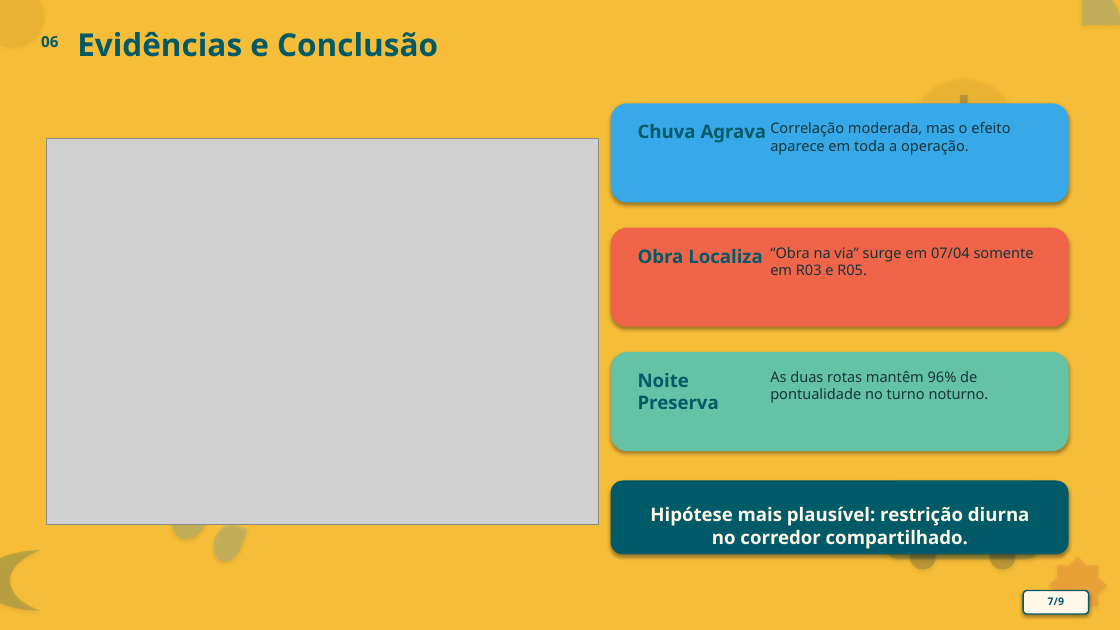
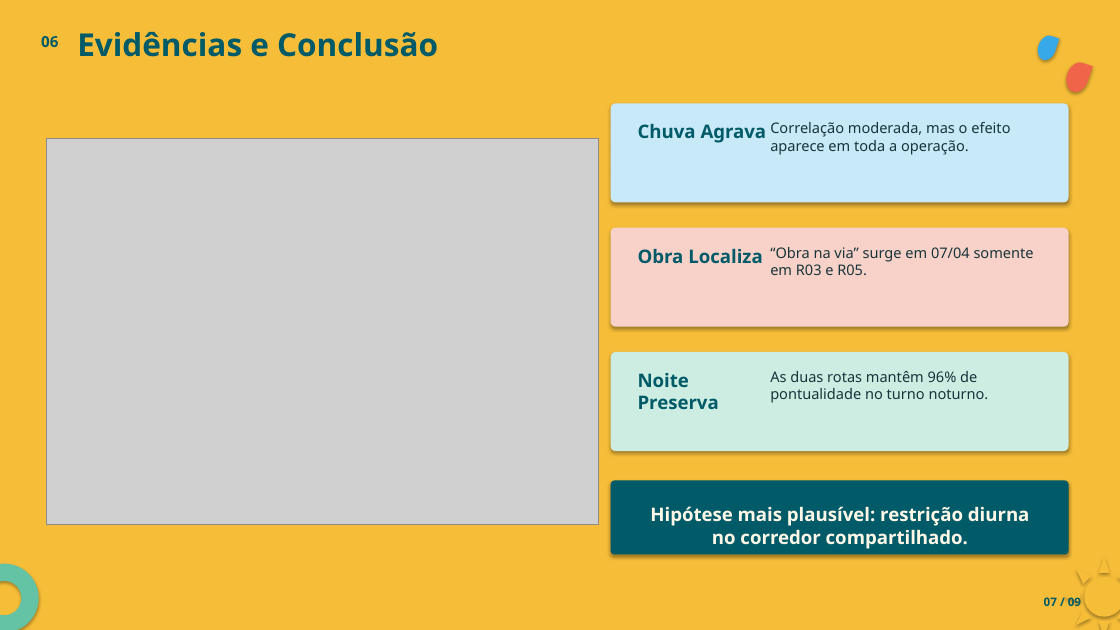
Before and after one commit to JulianaBallin/TransitTrace, a slide deck: slide 7 of docs/apresentacao/apresentacao_rota_em_dia.pptx. Drawn at 1120x630 pixels with LibreOffice and Linux fonts; fonts in the diff are those of the drawing; grey boxes stand for pictures. Boxes give left, top, right and bottom in pixels: in the first picture for what was removed or moved away, otherwise in the second. Text is boxed around its words. In the diff, an @@ line names an element or a change of style, - is before the commit and + after.

```diff
--- a/docs/apresentacao/apresentacao_rota_em_dia.pptx
+++ b/docs/apresentacao/apresentacao_rota_em_dia.pptx
@@ ellipse removed at box(0, 0, 44, 45) @@
@@ arc (boxed as its full ellipse) removed at box(1042, 0, 1120, 65) @@
@@ teardrop added at box(1035, 33, 1060, 63), fill #37A9E8 @@
@@ ellipse removed at box(912, 77, 1017, 182) @@
@@ teardrop added at box(1063, 60, 1093, 95), fill #F06449 @@
@@ rounded rectangle at box(611, 103, 1069, 202): fill #37A9E8 to #C7E9F8; proportions changed @@
@@ rectangle removed at box(960, 95, 968, 135) @@
@@ rectangle removed at box(962, 121, 993, 139) @@
@@ rounded rectangle at box(611, 228, 1069, 327): fill #F06449 to #F8D2C8; proportions changed @@
@@ rounded rectangle at box(611, 352, 1069, 451): fill #65C3A5 to #CDEDE3; proportions changed @@
@@ teardrop removed at box(165, 487, 215, 545) @@
@@ rounded rectangle at box(611, 481, 1069, 555): proportions changed @@
@@ rounded rectangle removed at box(886, 481, 1039, 560) @@
@@ teardrop removed at box(208, 520, 248, 566) @@
@@ moon removed at box(0, 550, 40, 611) @@
@@ donut added at box(0, 564, 39, 630), fill #65C3A5 @@
@@ ellipse removed at box(910, 544, 936, 570) @@
@@ ellipse removed at box(990, 544, 1016, 570) @@
@@ star removed at box(1049, 556, 1107, 615) @@
@@ sun added at box(1065, 557, 1120, 630), fill #F6BD38 @@
@@ rounded rectangle removed at box(1023, 591, 1089, 614) @@
@@ text added at box(1044, 597, 1081, 606), 10 pt, text #005A67, bold @@
+07 / 09
@@ text removed at box(1048, 597, 1064, 605) @@
-7/9
```
Also in this commit, not shown: 7 other slides changed, 1 slide added, 1 slide removed, 13 other files.
